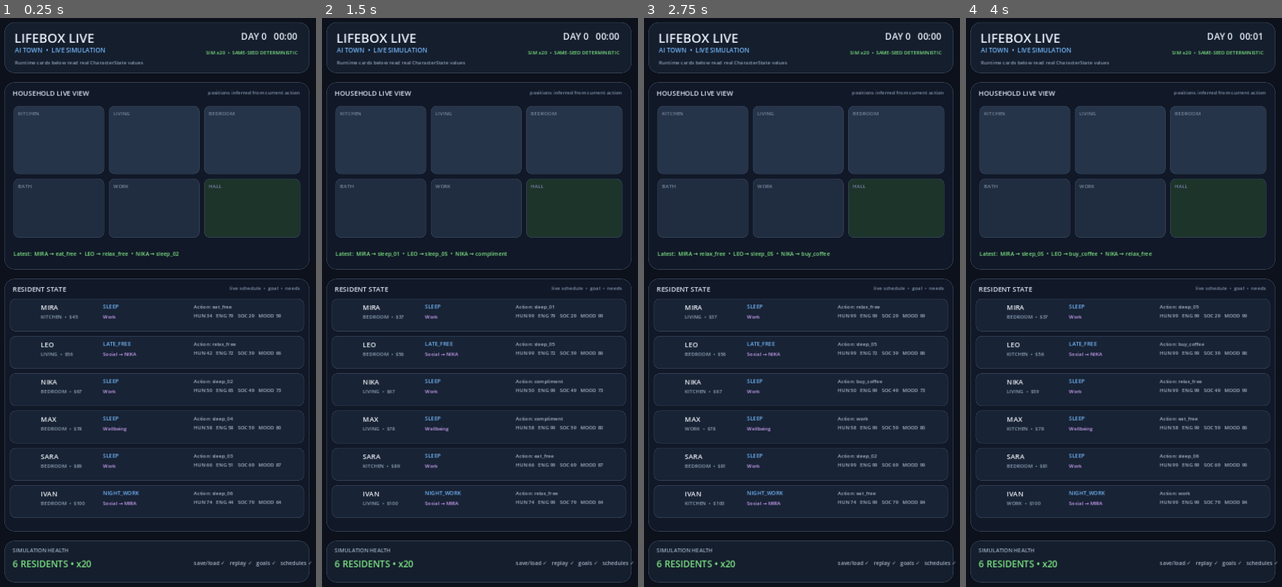
Above: before the commit, frames 1-4 (left to right).
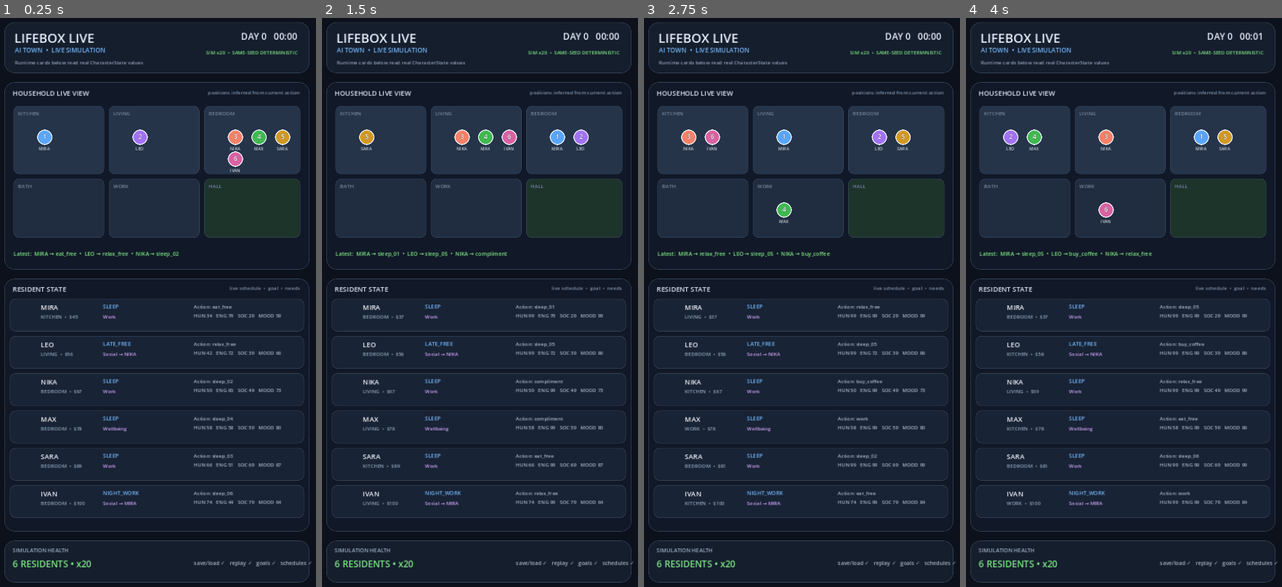
Above: after the commit, the same moments.

Repository: motomotoo2001-maker/lifebox-live
Game: Godot game, scene res://scenes/debug/live_showcase.tscn
Same seed, same stepped clock (60 frames per second), same inputs: the game is played once before the commit and once after it. The project has no main scene, so this scene is started directly.
Inputs:
- Up to frame 1 (0.25 s): no input
- Up to frame 2 (1.5 s): tap Enter at 0.5 s
- Up to frame 3 (2.75 s): no input
- Up to frame 4 (4 s): tap Space at 2.75 s

The runs differ from the first frame. In frame 1, 0.7% of the frame differs, in the area x 11-92%, y 19-28%; in frame 2, 0.7%; in frame 3, 0.7%; in frame 4, 0.7%, in the area x 11-85%, y 19-37%.

Commit message:
feat: show live resident markers inside household rooms

Diff:
--- a/scripts/presentation/live_debug_showcase.gd
+++ b/scripts/presentation/live_debug_showcase.gd
@@ -19,6 +19,7 @@
 var residents: Array[CharacterState] = []
 var smart_objects: Array[SmartObject] = []
 var resident_labels: Array[Dictionary] = []
+var resident_markers: Array[Control] = []
 var time_label: Label
 var story_label: Label
 var status_label: Label
@@ -235,6 +236,14 @@
 		var rp := _panel(world_panel, room_data[0], room_data[1], room_data[3], 12)
 		_label(rp, room_data[2], Vector2(10,8), Vector2(120,18), 11, Color("8296af"), true)
 
+	for index in range(residents.size()):
+		var marker := _resident_marker(
+			world_panel,
+			index,
+			residents[index].display_name
+		)
+		resident_markers.append(marker)
+
 	story_label = _label(world_panel, "", Vector2(20,368), Vector2(630,24), 12, Color("7ee787"), true)
 
 	var list := _panel(self, Vector2(24,586), Vector2(672,556), Color("111827"), 22)
@@ -271,10 +280,19 @@
 	time_label.text = "DAY %d   %02d:%02d" % [day, hour, minute]
 
 	var story_parts: Array[String] = []
+	var room_counts: Dictionary = {}
 	for index in range(residents.size()):
 		var resident := residents[index]
 		var labels: Dictionary = resident_labels[index]
 		var room := _room_for_action(resident.current_action_id)
+		var room_slot := int(room_counts.get(room, 0))
+		room_counts[room] = room_slot + 1
+		if index < resident_markers.size():
+			resident_markers[index].position = _room_marker_position(
+				room,
+				room_slot
+			)
+
 		var schedule_name := "—"
 		if resident.schedule != null and resident.schedule.active_block_id != &"":
 			schedule_name = str(resident.schedule.active_block_id).to_upper()
@@ -304,6 +322,78 @@
 		residents.size(),
 		world.clock.get_time_scale(),
 	]
+
+func _resident_marker(
+	parent: Control,
+	index: int,
+	resident_name: String
+) -> Control:
+	var root := Control.new()
+	root.size = Vector2(72, 52)
+	parent.add_child(root)
+
+	var dot := Panel.new()
+	dot.position = Vector2(20, 0)
+	dot.size = Vector2(34, 34)
+	var style := StyleBoxFlat.new()
+	var colors := [
+		Color("58a6ff"),
+		Color("a371f7"),
+		Color("f78166"),
+		Color("3fb950"),
+		Color("d29922"),
+		Color("db61a2"),
+	]
+	style.bg_color = colors[index % colors.size()]
+	style.corner_radius_top_left = 17
+	style.corner_radius_top_right = 17
+	style.corner_radius_bottom_left = 17
+	style.corner_radius_bottom_right = 17
+	style.border_width_left = 2
+	style.border_width_top = 2
+	style.border_width_right = 2
+	style.border_width_bottom = 2
+	style.border_color = Color("f0f6fc")
+	dot.add_theme_stylebox_override("panel", style)
+	root.add_child(dot)
+
+	var number := _label(
+		root,
+		str(index + 1),
+		Vector2(20, 5),
+		Vector2(34, 24),
+		14,
+		Color.WHITE,
+		true
+	)
+	number.horizontal_alignment = HORIZONTAL_ALIGNMENT_CENTER
+
+	var name_label := _label(
+		root,
+		resident_name,
+		Vector2(0, 35),
+		Vector2(72, 16),
+		9,
+		Color("dce8f8"),
+		true
+	)
+	name_label.horizontal_alignment = HORIZONTAL_ALIGNMENT_CENTER
+	return root
+
+func _room_marker_position(room: String, slot: int) -> Vector2:
+	var origins := {
+		"KITCHEN": Vector2(52, 104),
+		"LIVING": Vector2(262, 104),
+		"BEDROOM": Vector2(472, 104),
+		"BATH": Vector2(52, 264),
+		"WORK": Vector2(262, 264),
+		"HALL": Vector2(472, 264),
+	}
+	var base: Vector2 = origins.get(room, origins["HALL"])
+	return base + Vector2(
+		float(slot % 3) * 52.0,
+		float(slot / 3) * 48.0
+	)
 
 func _primary_goal_label(resident: CharacterState) -> String:
 	if resident.goals == null:
